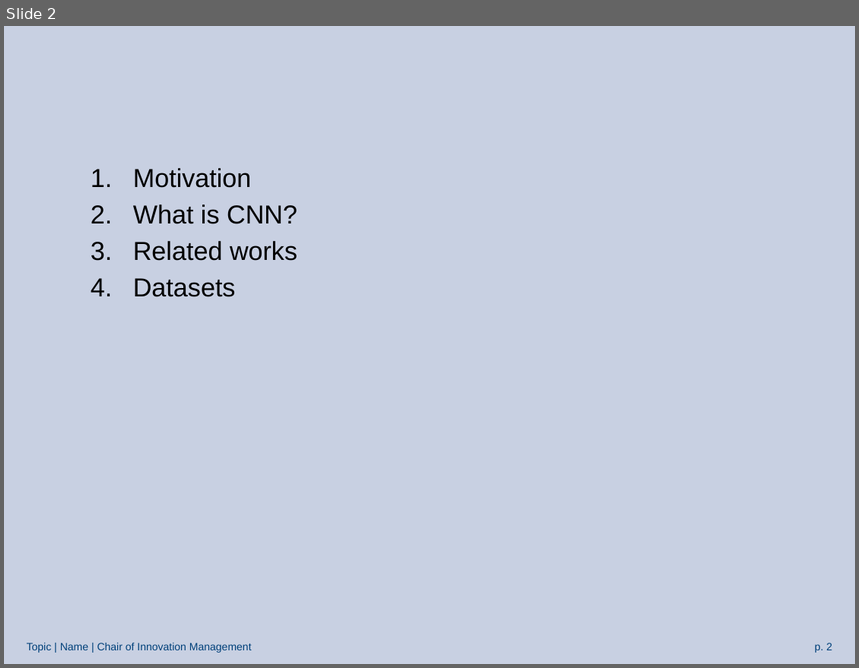
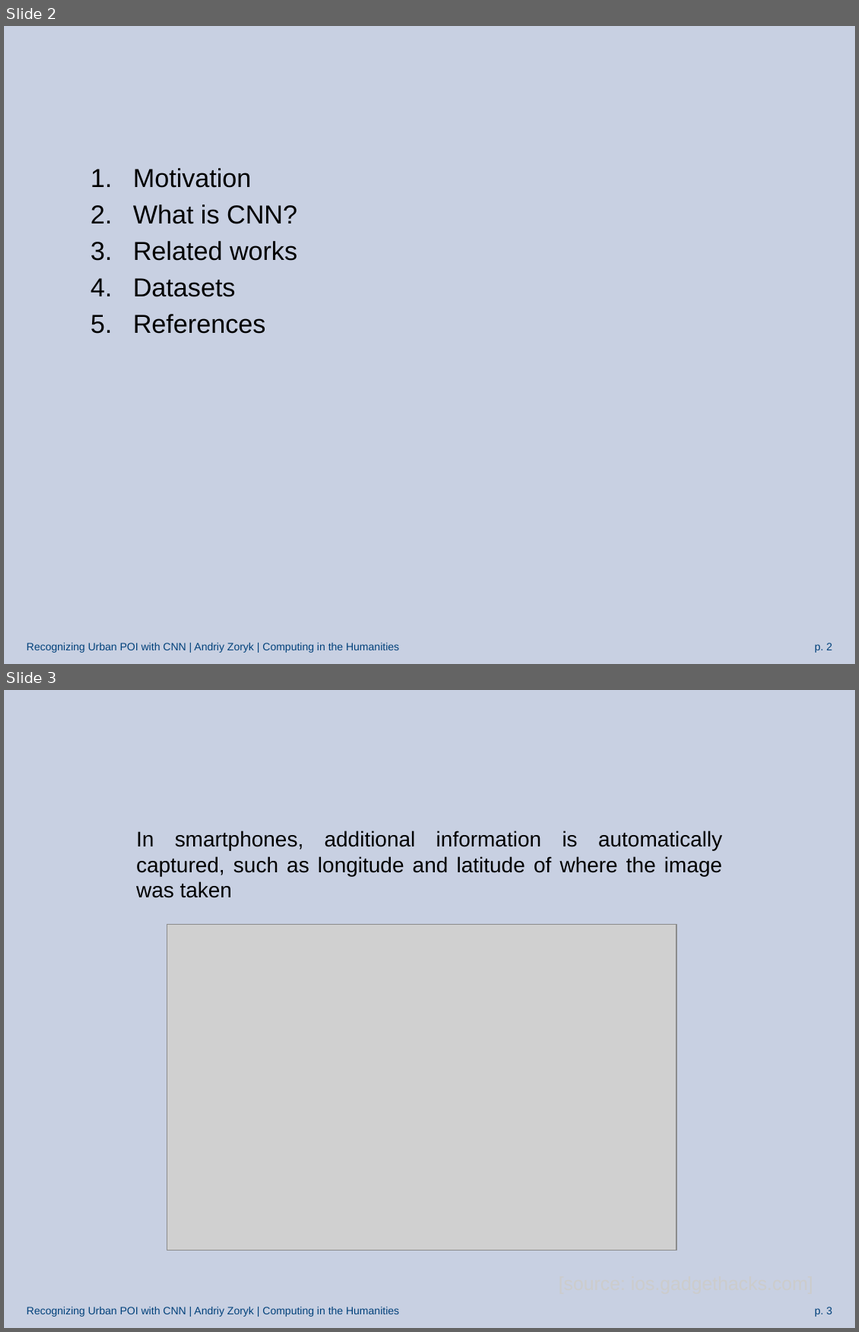
Before and after one commit to azoryk/Master-thesis, a slide deck: 1.Presentation_Master.pptx. Shown one above the other, each under a label of ours: slide 2 before the commit, slides 2 and 3 after it. The pictures are 859x668 and 859x1332 pixels, drawn with LibreOffice and Linux fonts; fonts in the diff are those of the drawing; grey boxes stand for pictures; background and template pictures are left out. Boxes give left, top, right and bottom in pixels: in the first picture for what was removed or moved away, otherwise in the second. Text is boxed around its words. In the diff, an @@ line names an element or a change of style, - is before the commit and + after.

```diff
--- a/1.Presentation_Master.pptx
+++ b/1.Presentation_Master.pptx
@@ slide 3 added at <box>4,690,855,1328</box>, background picture (left out); not listed: 2 template elements that a slide beside it also shows @@
@@ text added at <box>75,698,770,804</box>, 28 pt, text #C8D0E2 @@
+Motivation
@@ text added at <box>136,831,722,898</box>, 18 pt, text #000000 @@
+In smartphones, additional information is automatically captured, such as longitude and latitude of where the image was taken
@@ picture added at <box>167,925,677,1251</box> @@
@@ text added at <box>550,1268,832,1300</box>, 16 pt, text #CCCCCC @@
+[source: ios.gadgethacks.com]
@@ slide 2 changed as well @@
@@ text at <box>133,314,266,334</box>: paragraph added @@
+5. References
@@ text at <box>27,643,399,653</box>: text changed @@
-Topic | Name | Chair of Innovation Management
+Recognizing Urban POI with CNN | Andriy Zoryk | Computing in the Humanities
```
Also in this commit, not shown: 7 other slides changed, 9 other slides added, 2 slides removed.
